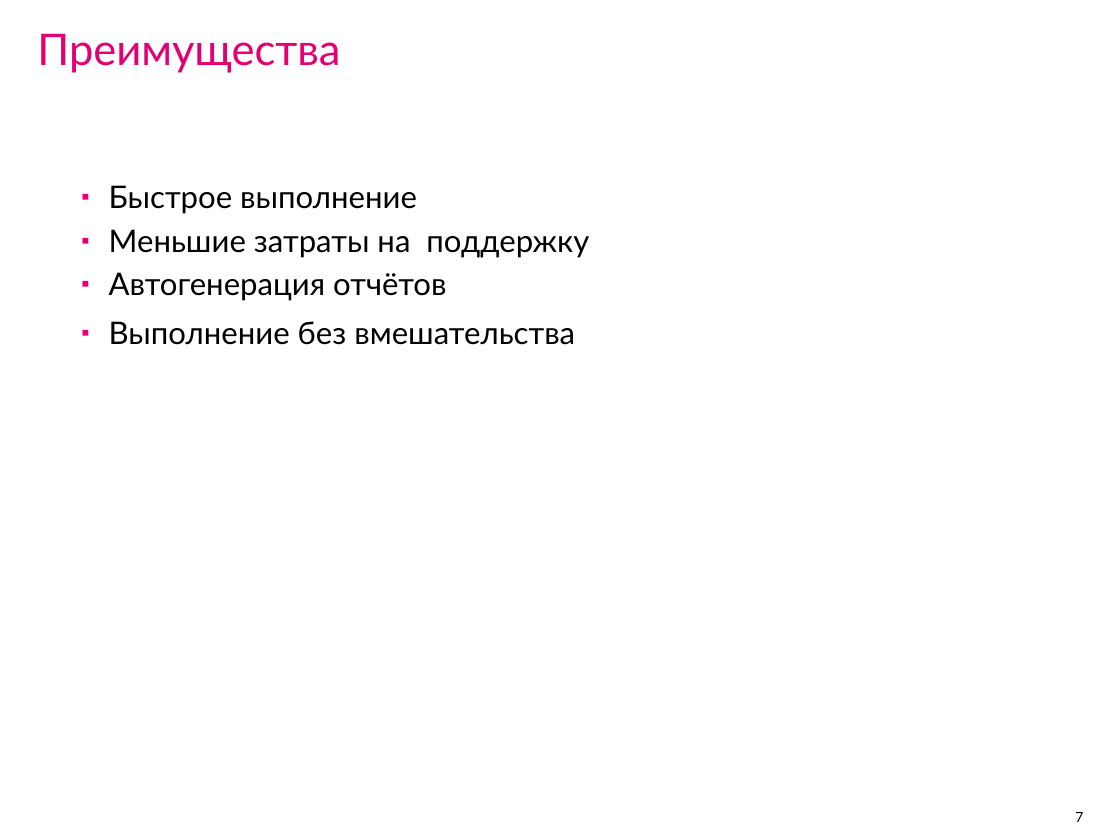
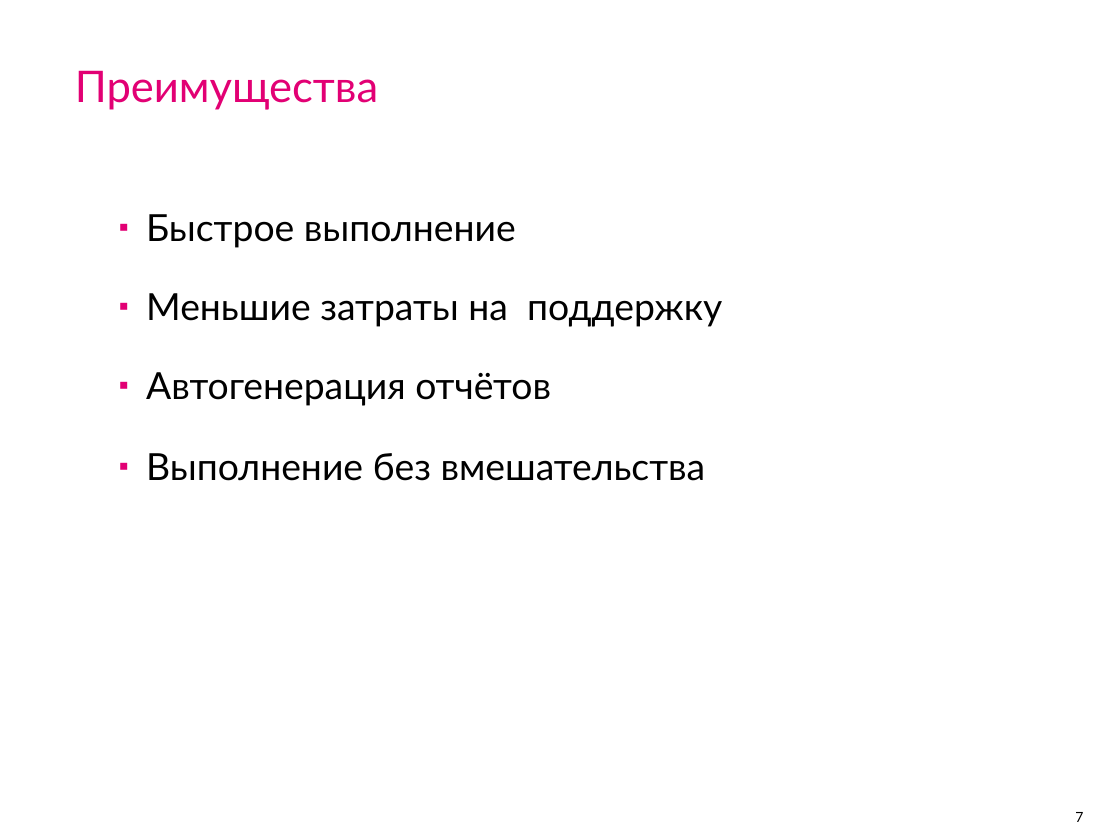
Before and after one commit to IvanCS/JMeterAvtoTestingDemo, a slide deck: slide 7 of documents/presentation.ppt. Drawn at 1120x840 pixels with LibreOffice and Linux fonts; fonts in the diff are those of the drawing; background and template pictures are left out. Boxes give left, top, right and bottom in pixels: in the first picture for what was removed or moved away, otherwise in the second. Text is boxed around its words. In the diff, an @@ line names an element or a change of style, - is before the commit and + after.

```diff
--- a/documents/presentation.ppt
+++ b/documents/presentation.ppt
@@ title "Преимущества": place and size @@
-title "Преимущества" at <box>37,33,340,73</box>
+title "Преимущества" at <box>75,70,378,110</box>
@@ text "Быстрое выполнение": place and size @@
-text "Быстрое выполнение" at <box>109,185,589,345</box>
+text "Быстрое выполнение" at <box>146,214,722,481</box>
@@ text "Быстрое выполнение" at <box>146,214,722,481</box>: size 20 to 24 pt; line spacing 0.9 to 1.5; more space between paragraphs; line spacing 1 to 1.5 @@
```
Also in this commit, not shown: 20 other slides changed, 1 slide added, 5 slides removed, 10 other files.
